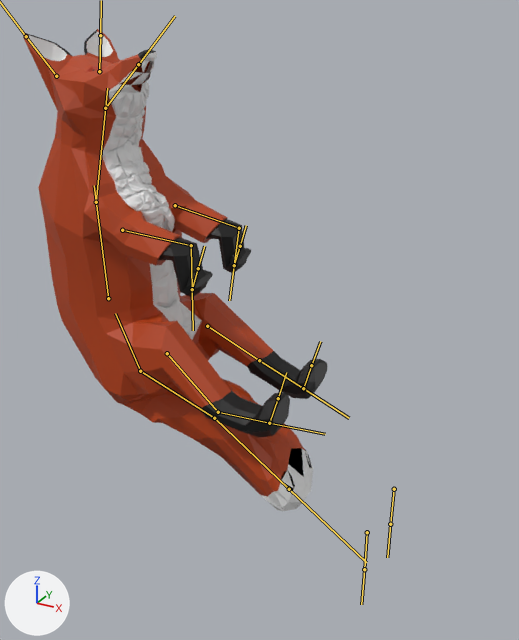
The FBX model Assets/Models/fox.fbx as it was, and as the next commit left it.
Camera for both pictures: a 50 mm lens placed at (0.35, -0.637, 0.4), pointed at (-0.002, 0.003, 0.08). Lighting does not change. The marker at lower left points along +X, +Y and +Z. Both versions are drawn at frame 1 of the action 'Armature|CubeAction'; the numbers are the values there. The bones that bend it are drawn over the model as lines.
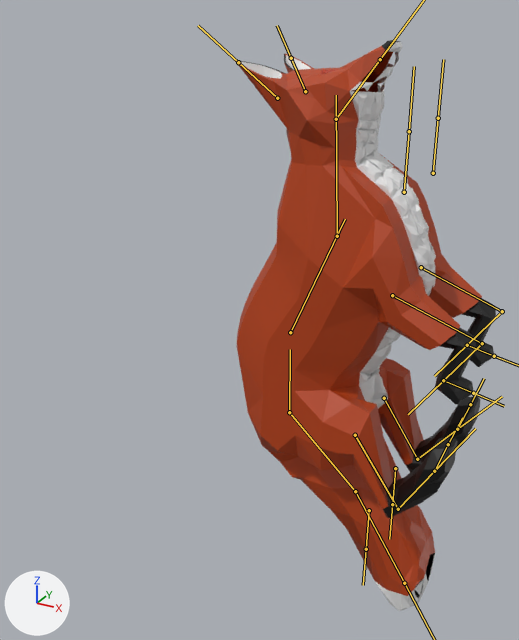
The change in detail:
Bone 'Back3' (bone_back3) moves from (-1.72, 0.0, 0.0) to (0.39, 0.0, 0.0).
Bone 'Back3' (bone_back3) turns from (0, 0, 25) to (0, 0, 1) degrees about its own x, y and z.
Bone 'Back2' (bone_back2) turns from (6, -5, -27) to (1, 0, -24) degrees about its own x, y and z.
Bone 'Back1' (bone_back1) turns from (-5, -5, -39) to (0, 0, 0) degrees about its own x, y and z.
Bone 'Head' (bone_head) turns from (-7, 12, 8) to (0, 0, 0) degrees about its own x, y and z.
Bone 'FrontThigh.R' (bone_frontthigh_r) turns from (3, 16, -10) to (3, 9, -8) degrees about its own x, y and z.
Bone 'FrontShin.R' (bone_frontshin_r) turns from (45, 26, -58) to (48, 31, -63) degrees about its own x, y and z.
Bone 'FrontThigh.L' (bone_frontthigh_l) turns from (8, 15, -13) to (5, 9, -7) degrees about its own x, y and z.
Bone 'FrontShin.L' (bone_frontshin_l) turns from (42, 27, -63) to (44, 30, -67) degrees about its own x, y and z.
Bone 'BackThigh.R' (bone_backthigh_r) turns from (-17, -3, -4) to (-6, -2, -3) degrees about its own x, y and z.
Bone 'BackShin.R' (bone_backshin_r) turns from (-17, 0, -3) to (52, -5, 10) degrees about its own x, y and z.
Bone 'BackThigh.L' (bone_backthigh_l) turns from (-5, -2, -1) to (-14, -2, -4) degrees about its own x, y and z.
Bone 'BackShin.L' (bone_backshin_l) turns from (-41, -3, -8) to (63, -7, 11) degrees about its own x, y and z.
Bone 'FrontHeelIK.R' (bone_frontheelik_r) moves from (2.29, 0.89, 1.45) to (0.04, 1.33, 0.03).
Bone 'FrontHeelIK.R' (bone_frontheelik_r) turns from (0, -2, -13) to (33, 25, -74) degrees about its own x, y and z.
Bone 'BackHeelIK.R' (bone_backheelik_r) moves from (0.37, -0.37, -1.78) to (0.0, -0.37, 0.0).
Bone 'FrontHeelIK.L' (bone_frontheelik_l) moves from (2.29, 0.89, 1.45) to (0.04, 1.33, 0.03).
Bone 'FrontHeelIK.L' (bone_frontheelik_l) turns from (-3, -5, -14) to (33, 25, -75) degrees about its own x, y and z.
Bone 'BackHeelIK.L' (bone_backheelik_l) moves from (0.37, -0.37, -1.78) to (0.0, -0.37, 0.0).

Location of each change, (x1, y1, x2, y2) in pixels of the pictures (519 x 640 px):
'Cube', posed (14% narrower, 18% taller): before (23, 29, 327, 511); after (235, 40, 496, 611)
bone 'Back3', root to tip: before (140, 371) to (115, 313); after (289, 412) to (290, 349)
bone 'Back2', root to tip: before (108, 298) to (94, 185); after (290, 332) to (345, 219)
bone 'Back1', root to tip: before (96, 202) to (107, 88); after (337, 236) to (336, 95)
bone 'Head', root to tip: before (105, 108) to (138, 64); after (336, 119) to (380, 59)
bone 'FrontThigh.R', root to tip: before (122, 230) to (191, 245); after (392, 295) to (482, 343)
bone 'FrontShin.R', root to tip: before (191, 245) to (192, 289); after (482, 343) to (443, 380)
bone 'FrontThigh.L', root to tip: before (175, 205) to (239, 228); after (421, 267) to (502, 311)
bone 'FrontShin.L', root to tip: before (239, 228) to (234, 265); after (502, 311) to (467, 345)
bone 'BackThigh.R', root to tip: before (167, 353) to (218, 412); after (355, 435) to (398, 509)
bone 'BackShin.R', root to tip: before (218, 412) to (269, 423); after (398, 509) to (434, 471)
bone 'BackThigh.L', root to tip: before (207, 326) to (259, 360); after (384, 398) to (417, 459)
bone 'BackShin.L', root to tip: before (259, 360) to (303, 388); after (417, 459) to (457, 429)
bone 'FrontHeelIK.R', root to tip: before (192, 289) to (192, 290); after (443, 380) to (442, 380)
bone 'BackHeelIK.R', root to tip: before (269, 423) to (269, 423); after (434, 471) to (434, 471)
bone 'FrontHeelIK.L', root to tip: before (234, 265) to (234, 266); after (467, 345) to (466, 345)
bone 'BackHeelIK.L', root to tip: before (303, 389) to (303, 389); after (457, 429) to (457, 430)
